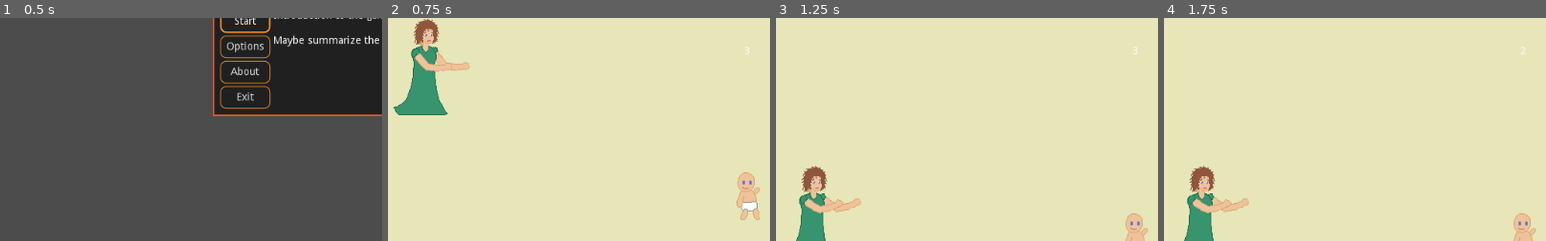
Above: before the commit, frames 1-4 (left to right).
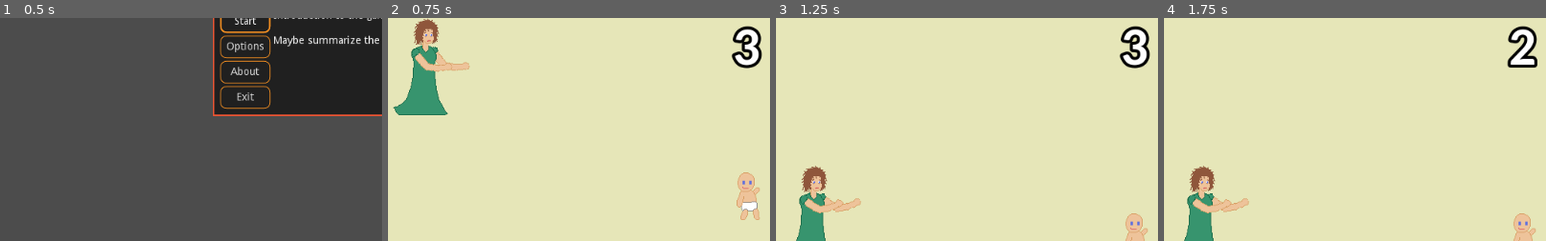
Above: after the commit, the same moments.

Repository: pizzasgood/NapTime_LD50
Game: Godot game, scene res://TitleScreen.tscn
Same seed, same stepped clock (60 frames per second), same inputs: the game is played once before the commit and once after it.
Inputs:
- Up to frame 1 (0.5 s): no input
- Up to frame 2 (0.75 s): click "Start" at 0.5 s
- Up to frame 3 (1.25 s): no input
- Up to frame 4 (1.75 s): tap Enter (ui_accept) at 1.25, 1.52 s; hold Right (ui_right) from 1.28 s (still down)
The pictures show only the part of the screen within x 3-53%, y 43-93%; the shares and areas given below are measured in that part.

Frame 1 is identical in both runs. In frame 2, 1.1% of the frame differs, in the area x 90-98%, y 3-23%; in frame 3, 1.1%; in frame 4, 1.1%.

Commit message:
Add fonts

Diff:
--- a/Countdown.gd
+++ b/Countdown.gd
@@ -6,7 +6,7 @@
 onready var main := find_parent("Main")
 
 
-func _process(delta: float) -> void:
+func _process(_delta: float) -> void:
 	label.text = "%d" % ceil(timer.time_left)
 
 
--- a/Countdown.tscn
+++ b/Countdown.tscn
@@ -1,6 +1,7 @@
-[gd_scene load_steps=2 format=2]
+[gd_scene load_steps=3 format=2]
 
 [ext_resource path="res://Countdown.gd" type="Script" id=1]
+[ext_resource path="res://fonts/Carlito-Bold-BIG.tres" type="DynamicFont" id=2]
 
 [node name="Countdown" type="CenterContainer"]
 pause_mode = 2
@@ -10,9 +11,10 @@
 
 [node name="Label" type="Label" parent="."]
 margin_left = 512.0
-margin_top = 293.0
+margin_top = 264.0
 margin_right = 512.0
-margin_bottom = 307.0
+margin_bottom = 336.0
+custom_fonts/font = ExtResource( 2 )
 
 [node name="Timer" type="Timer" parent="."]
 wait_time = 3.0
--- /dev/null
+++ b/fonts/CMU-Serif-Bold.tres
@@ -0,0 +1,6 @@
+[gd_resource type="DynamicFont" load_steps=2 format=2]
+
+[ext_resource path="res://fonts/CMU-Serif-Bold.ttf" type="DynamicFontData" id=1]
+
+[resource]
+font_data = ExtResource( 1 )
--- /dev/null
+++ b/fonts/CMU-Serif-BoldItalic.tres
@@ -0,0 +1,6 @@
+[gd_resource type="DynamicFont" load_steps=2 format=2]
+
+[ext_resource path="res://fonts/CMU-Serif-BoldItalic.ttf" type="DynamicFontData" id=1]
+
+[resource]
+font_data = ExtResource( 1 )
--- /dev/null
+++ b/fonts/CMU-Serif-Italic.tres
@@ -0,0 +1,6 @@
+[gd_resource type="DynamicFont" load_steps=2 format=2]
+
+[ext_resource path="res://fonts/CMU-Serif-Italic.ttf" type="DynamicFontData" id=1]
+
+[resource]
+font_data = ExtResource( 1 )
--- /dev/null
+++ b/fonts/CMU-Serif-Normal.tres
@@ -0,0 +1,6 @@
+[gd_resource type="DynamicFont" load_steps=2 format=2]
+
+[ext_resource path="res://fonts/CMU-Serif-Normal.ttf" type="DynamicFontData" id=1]
+
+[resource]
+font_data = ExtResource( 1 )
--- /dev/null
+++ b/fonts/Carlito-Bold-BIG.tres
@@ -0,0 +1,9 @@
+[gd_resource type="DynamicFont" load_steps=2 format=2]
+
+[ext_resource path="res://fonts/Carlito-Bold.ttf" type="DynamicFontData" id=1]
+
+[resource]
+size = 72
+outline_size = 4
+outline_color = Color( 0, 0, 0, 1 )
+font_data = ExtResource( 1 )
--- /dev/null
+++ b/fonts/Carlito-Bold.tres
@@ -0,0 +1,6 @@
+[gd_resource type="DynamicFont" load_steps=2 format=2]
+
+[ext_resource path="res://fonts/Carlito-Bold.ttf" type="DynamicFontData" id=1]
+
+[resource]
+font_data = ExtResource( 1 )
--- /dev/null
+++ b/fonts/Carlito-BoldItalic.tres
@@ -0,0 +1,6 @@
+[gd_resource type="DynamicFont" load_steps=2 format=2]
+
+[ext_resource path="res://fonts/Carlito-BoldItalic.ttf" type="DynamicFontData" id=1]
+
+[resource]
+font_data = ExtResource( 1 )
--- /dev/null
+++ b/fonts/Carlito-Italic.tres
@@ -0,0 +1,6 @@
+[gd_resource type="DynamicFont" load_steps=2 format=2]
+
+[ext_resource path="res://fonts/Carlito-Italic.ttf" type="DynamicFontData" id=1]
+
+[resource]
+font_data = ExtResource( 1 )
--- /dev/null
+++ b/fonts/Carlito-Regular.tres
@@ -0,0 +1,6 @@
+[gd_resource type="DynamicFont" load_steps=2 format=2]
+
+[ext_resource path="res://fonts/Carlito-Regular.ttf" type="DynamicFontData" id=1]
+
+[resource]
+font_data = ExtResource( 1 )
Binary file added: fonts/CMU-Serif-Bold.ttf
Binary file added: fonts/CMU-Serif-BoldItalic.ttf
Binary file added: fonts/CMU-Serif-Italic.ttf
Binary file added: fonts/CMU-Serif-Normal.ttf
Binary file added: fonts/Carlito-Bold.ttf
Binary file added: fonts/Carlito-BoldItalic.ttf
Binary file added: fonts/Carlito-Italic.ttf
Binary file added: fonts/Carlito-Regular.ttf
Not shown, added: fonts/CMU-Serif.license
Not shown, added: fonts/Carlito.license
